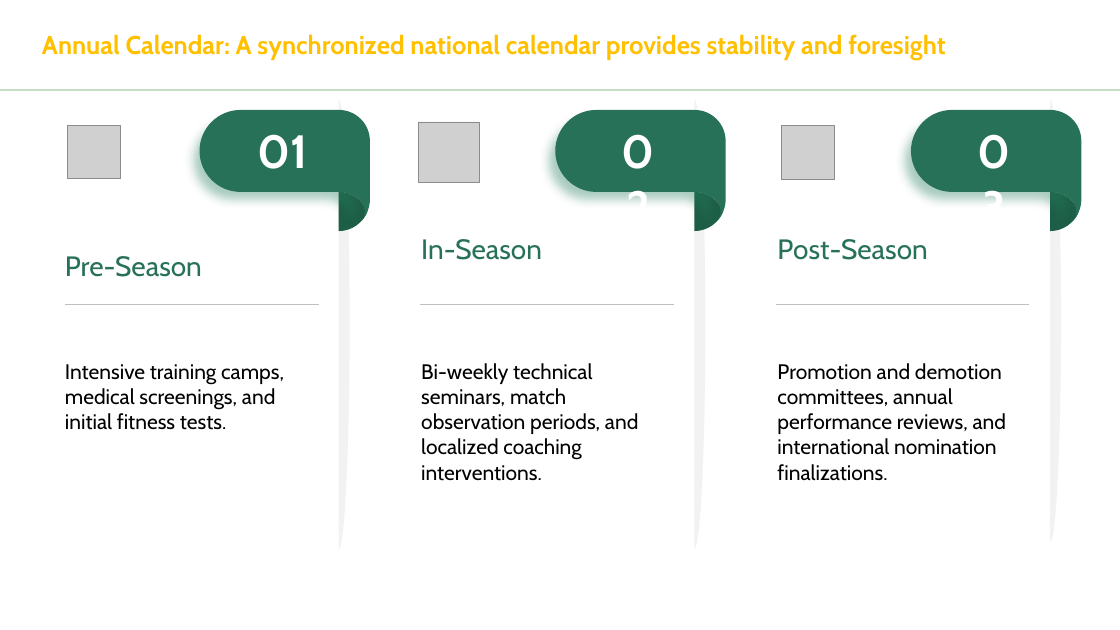
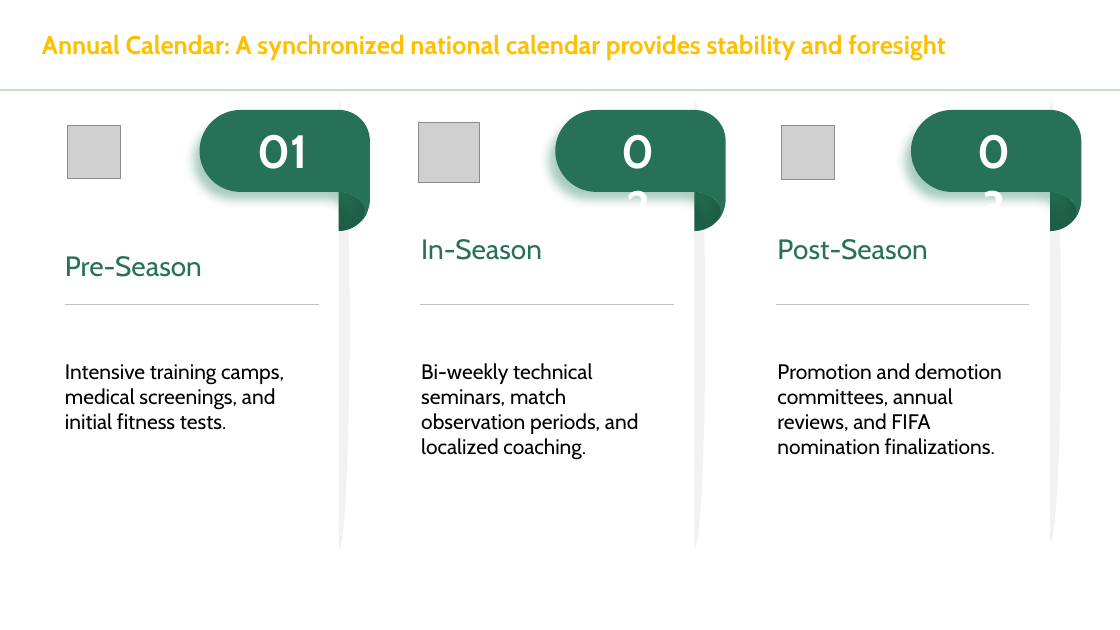
Before and after one commit to meedo5657-rgb/SAFF, a slide deck: slide 12 of Refereeing_Pathway_Presentation.pptx (slide 19 before the commit). Drawn at 1120x630 pixels with LibreOffice and Linux fonts; fonts in the diff are those of the drawing; grey boxes stand for pictures. Boxes give left, top, right and bottom in pixels: in the first picture for what was removed or moved away, otherwise in the second. Text is boxed around its words. In the diff, an @@ line names an element or a change of style, - is before the commit and + after.

```diff
--- a/Refereeing_Pathway_Presentation.pptx
+++ b/Refereeing_Pathway_Presentation.pptx
@@ text at <box>421,363,638,460</box>: text changed @@
-Bi-weekly technical seminars, match observation periods, and localized coaching interventions.
+Bi-weekly technical seminars, match observation periods, and localized coaching.
@@ text at <box>777,363,1002,455</box>: text changed @@
-Promotion and demotion committees, annual performance reviews, and international nomination finalizations.
+Promotion and demotion committees, annual reviews, and FIFA nomination finalizations.
```
Also in this commit, not shown: 7 other slides changed, 4 slides added, 24 slides removed.
